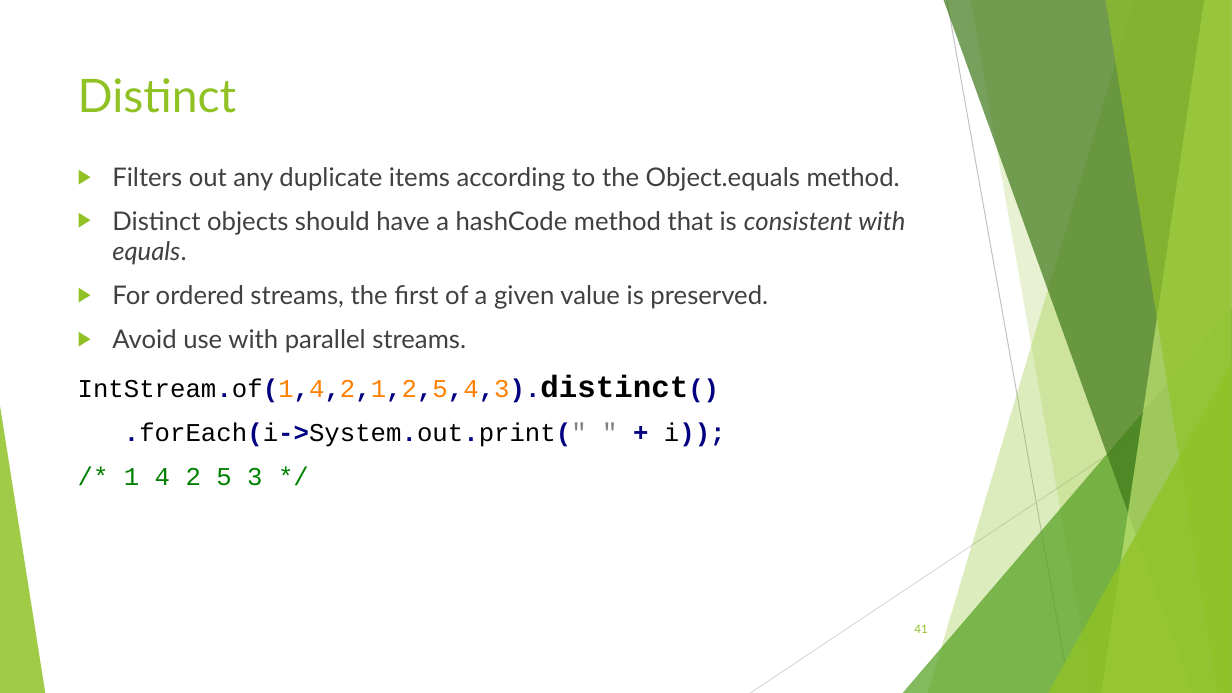
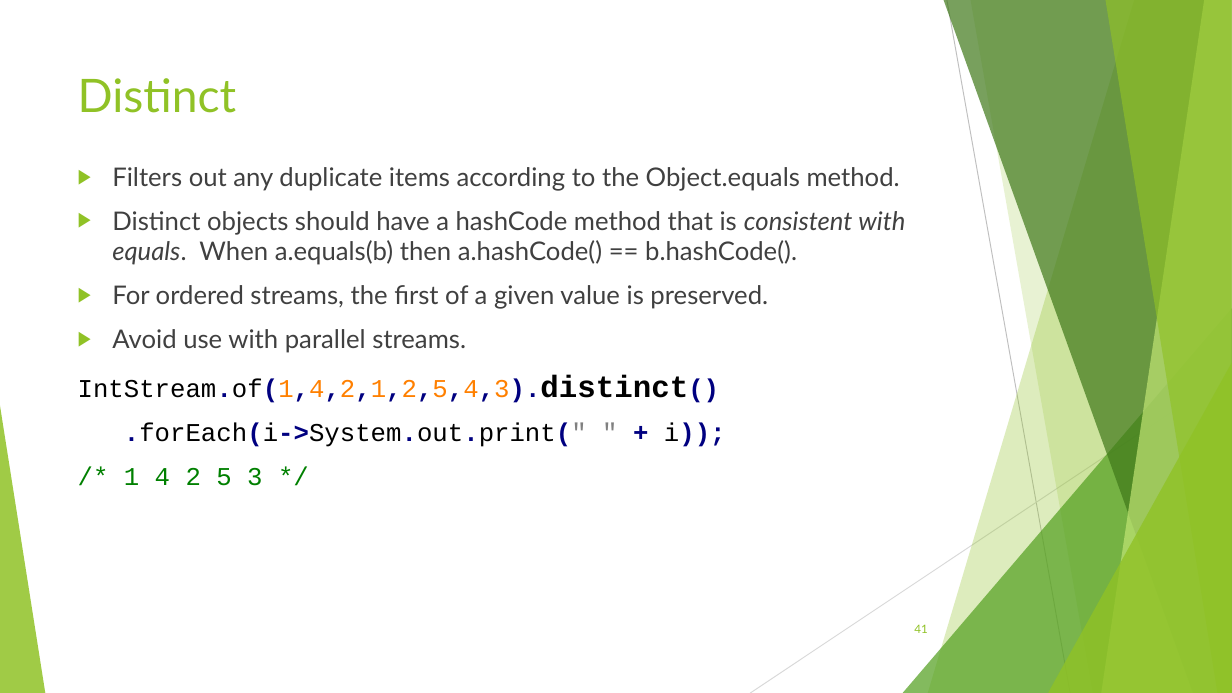
Before and after one commit to RichardRoda/2017-CodePaLOUsa-Lambda, a slide deck: slide 41 of Learning to Love the Lambda in the Stream.pptx. Drawn at 1232x693 pixels with LibreOffice and Linux fonts; fonts in the diff are those of the drawing. Boxes give left, top, right and bottom in pixels: in the first picture for what was removed or moved away, otherwise in the second. Text is boxed around its words. In the diff, an @@ line names an element or a change of style, - is before the commit and + after.

```diff
--- a/Learning to Love the Lambda in the Stream.pptx
+++ b/Learning to Love the Lambda in the Stream.pptx
@@ text at (112, 211, 905, 265): text changed @@
-▶ Distinct objects should have a hashCode method that is consistent with equals.
+▶ Distinct objects should have a hashCode method that is consistent with equals. When a.equals(b) then a.hashCode() == b.hashCode().
```
Also in this commit, not shown: 14 other slides changed, 1 other file.
